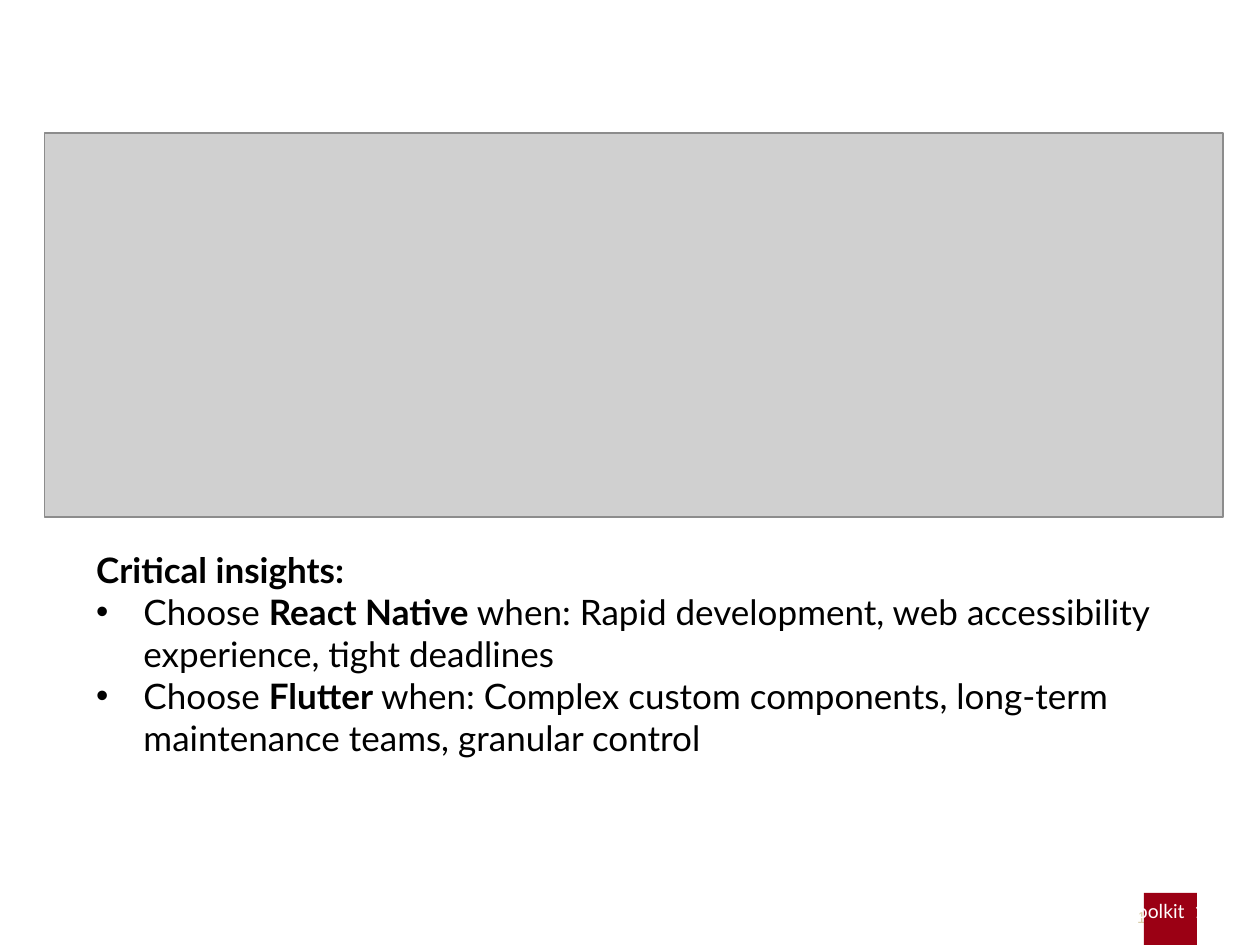
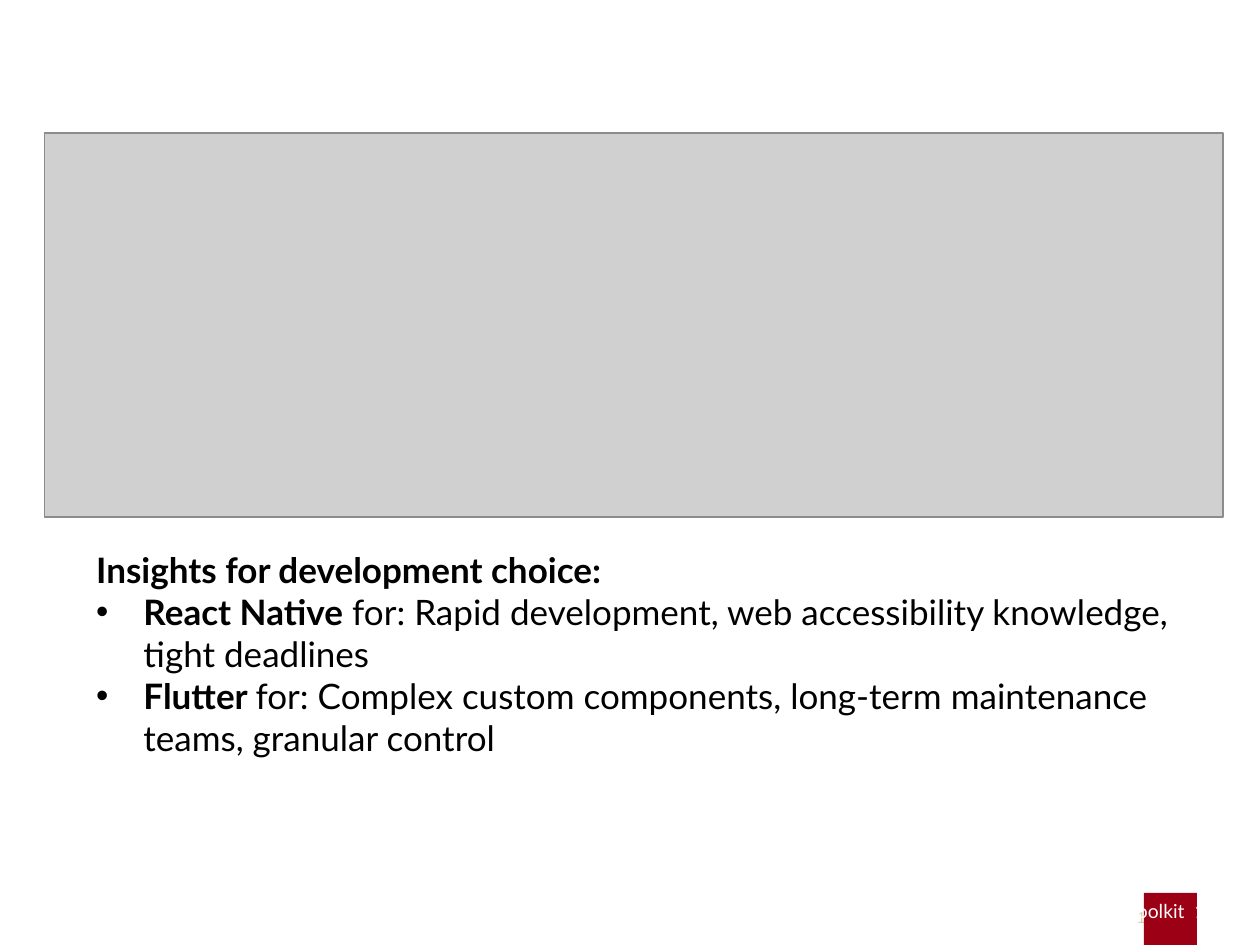
Before and after one commit to gabrielrovesti/Master-Thesis-UniPD, a slide deck: slide 15 of Thesis Presentation/Presentation Gabriel Rovesti.pptx. Drawn at 1260x945 pixels with LibreOffice and Linux fonts; fonts in the diff are those of the drawing; grey boxes stand for pictures; background and template pictures are left out. Boxes give left, top, right and bottom in pixels: in the first picture for what was removed or moved away, otherwise in the second. Text is boxed around its words. In the diff, an @@ line names an element or a change of style, - is before the commit and + after.

```diff
--- a/Thesis Presentation/Presentation Gabriel Rovesti.pptx
+++ b/Thesis Presentation/Presentation Gabriel Rovesti.pptx
@@ text at (x1=96, y1=557, x2=1167, y2=758): text changed @@
-Critical insights:
-• Choose React Native when: Rapid development, web accessibility experience, tight deadlines
-• Choose Flutter when: Complex custom components, long-term maintenance teams, granular control
+Insights for development choice:
+• React Native for: Rapid development, web accessibility knowledge, tight deadlines
+• Flutter for: Complex custom components, long-term maintenance teams, granular control
```
Also in this commit, not shown: 4 other slides changed, 2 other files.
